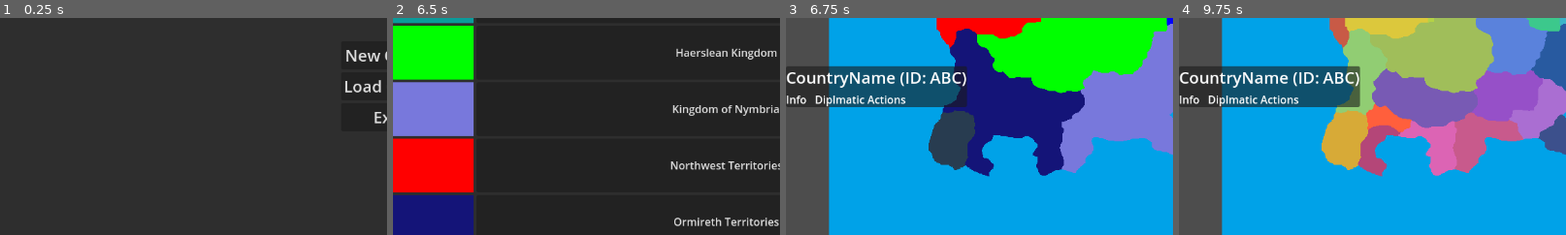
Above: before the commit, frames 1-4 (left to right).
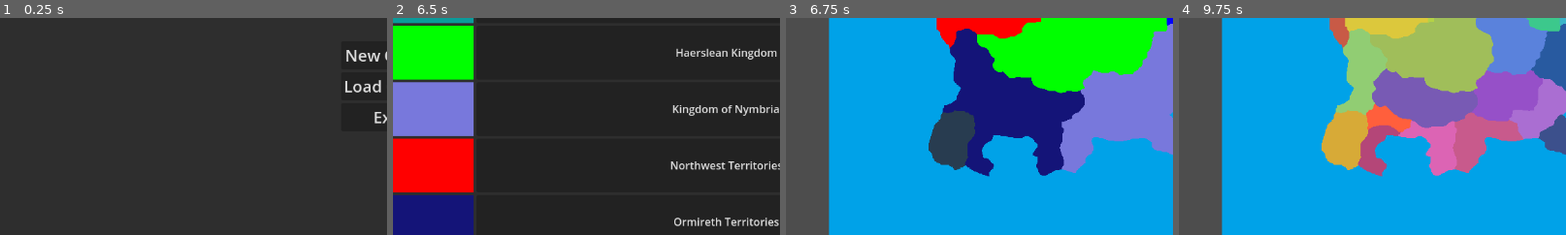
Above: after the commit, the same moments.

Repository: tsallustro/map-game
Game: Godot game, scene res://scenes/mainmenu.tscn
Two runs of this game, one before a commit and one after it. Both use one fixed random seed, a clock stepped at 60 frames per second and the inputs below.
Inputs:
- Up to frame 1 (0.25 s): no input
- Up to frame 2 (6.5 s): click "New Game" at 0.5 s; click "Name ▼" at 1.25 s; click "Name ▲" at 2 s; click "Provinces" at 2.75 s; click "Name" at 3.5 s; click "Infra" at 4.25 s; click "Infra ▼" at 5 s; click "Infra ▲" at 5.75 s
- Up to frame 3 (6.75 s): click "Kingdom of Astravia | Total p…" at 6.5 s
- Up to frame 4 (9.75 s): click "+" at 7.25 s; click "-" at 8 s; click "+" at 8.75 s; click "Provinces" at 9.5 s
The pictures show only the part of the screen within x 0-50%, y 34-84%; the shares and areas given below are measured in that part.

Frames 1-2 are identical in both runs. In frame 3, 8.6% of the frame differs, in the area x 0-47%, y 22-42%; in frame 4, 8.6%.
Error before the commit: Invalid access to property or key of type 'String' on a base object of type 'Dictionary'. (res://scripts/autoload/GameState.gd:272)
Error after the commit: Invalid access to property or key of type 'String' on a base object of type 'Dictionary'. (res://scripts/autoload/GameState.gd:276)

Commit message:
Basic relations

Diff:
--- a/scenes/main.tscn
+++ b/scenes/main.tscn
@@ -112,6 +112,7 @@
 text = "PAUSED"
 
 [node name="DiplomacyPanel" type="PanelContainer" parent="UI"]
+visible = false
 anchors_preset = 4
 anchor_top = 0.5
 anchor_bottom = 0.5
@@ -140,12 +141,24 @@
 layout_mode = 2
 text = "Info"
 
+[node name="OurOpinionLabel" type="Label" parent="UI/DiplomacyPanel/VBoxContainer/HSplitContainer/DiploInfoVBox"]
+layout_mode = 2
+text = "Our opinion: 0"
+
+[node name="TheirOpinionLabel" type="Label" parent="UI/DiplomacyPanel/VBoxContainer/HSplitContainer/DiploInfoVBox"]
+layout_mode = 2
+text = "Their opinion: 0"
+
 [node name="ActionsVBox" type="VBoxContainer" parent="UI/DiplomacyPanel/VBoxContainer/HSplitContainer"]
 layout_mode = 2
 
 [node name="ActionsLabel" type="Label" parent="UI/DiplomacyPanel/VBoxContainer/HSplitContainer/ActionsVBox"]
 layout_mode = 2
 text = "Diplmatic Actions"
+
+[node name="InvestInRelationsButton" type="Button" parent="UI/DiplomacyPanel/VBoxContainer/HSplitContainer/ActionsVBox"]
+layout_mode = 2
+text = "Invest in relations"
 
 [node name="InfoPanel" type="PanelContainer" parent="UI"]
 anchors_preset = 2
--- a/scripts/UI/DiplomacyPanel.gd
+++ b/scripts/UI/DiplomacyPanel.gd
@@ -1,15 +1,34 @@
 extends PanelContainer
 
 @onready var country_name_label: Label = $VBoxContainer/CountryNameLabel
+@onready var our_opinion_label: Label = $VBoxContainer/HSplitContainer/DiploInfoVBox/OurOpinionLabel
+@onready var their_opinion_label: Label = $VBoxContainer/HSplitContainer/DiploInfoVBox/TheirOpinionLabel
+@onready var invest_in_relations_button: Button = $VBoxContainer/HSplitContainer/ActionsVBox/InvestInRelationsButton
+
+const INVEST_IN_RELATIONS_BASE_COST = 100
 
 # Called when the node enters the scene tree for the first time.
 func _ready() -> void:
 	GameState.selected_country_changed.connect(_on_selected_country_changed)
+	invest_in_relations_button.pressed.connect(_on_invest_in_relations_button)
 
+func _process(delta: float) -> void:
+	if visible:
+		invest_in_relations_button.disabled = true if GameState.money_by_country_id[GameState.player_tag] < INVEST_IN_RELATIONS_BASE_COST else false
 
 func _on_selected_country_changed(country_id: String):
 	print("Selected "+country_id)
-	if country_id == "": visible = false
+	if country_id == "" || country_id==GameState.player_tag: visible = false
 	else:
 		visible = true
 		country_name_label.text = "%s (ID: %s)"%[GameState.get_country_name_by_country_id(country_id), country_id]
+		our_opinion_label.text = "Our opinion: %d"%[GameState.countries[GameState.player_tag]["diplomacy"][country_id]]
+		their_opinion_label.text = "Our opinion: %d"%[GameState.countries[country_id]["diplomacy"][GameState.player_tag]]
+		invest_in_relations_button.disabled = true if GameState.money_by_country_id[GameState.player_tag] < INVEST_IN_RELATIONS_BASE_COST else false
+
+func _on_invest_in_relations_button():
+	GameState.countries[GameState.player_tag]["diplomacy"][GameState.selected_country_id] = GameState.countries[GameState.player_tag]["diplomacy"][GameState.selected_country_id] + 10
+	GameState.countries[GameState.selected_country_id]["diplomacy"][GameState.player_tag] = GameState.countries[GameState.selected_country_id]["diplomacy"][GameState.player_tag] + 10
+	our_opinion_label.text = "Our opinion: %d"%[GameState.countries[GameState.player_tag]["diplomacy"][GameState.selected_country_id]]
+	their_opinion_label.text = "Our opinion: %d"%[GameState.countries[GameState.selected_country_id]["diplomacy"][GameState.player_tag]]
+	GameState.add_money(GameState.player_tag, -INVEST_IN_RELATIONS_BASE_COST)
--- a/scripts/autoload/GameState.gd
+++ b/scripts/autoload/GameState.gd
@@ -94,6 +94,10 @@
 		total_infra_by_country_id[cid] = 0
 		money_by_country_id[cid] = countries[cid]["money"]
 		countries[cid]["stability"] = 0
+		countries[cid]["diplomacy"]={}
+		for other_cid in countries.keys():
+			if cid == other_cid: continue
+			countries[cid]["diplomacy"][other_cid] = 0
 
 	# Terrain color indexing
 	terrain_color.clear()
Not shown, changed: TODO.txt
